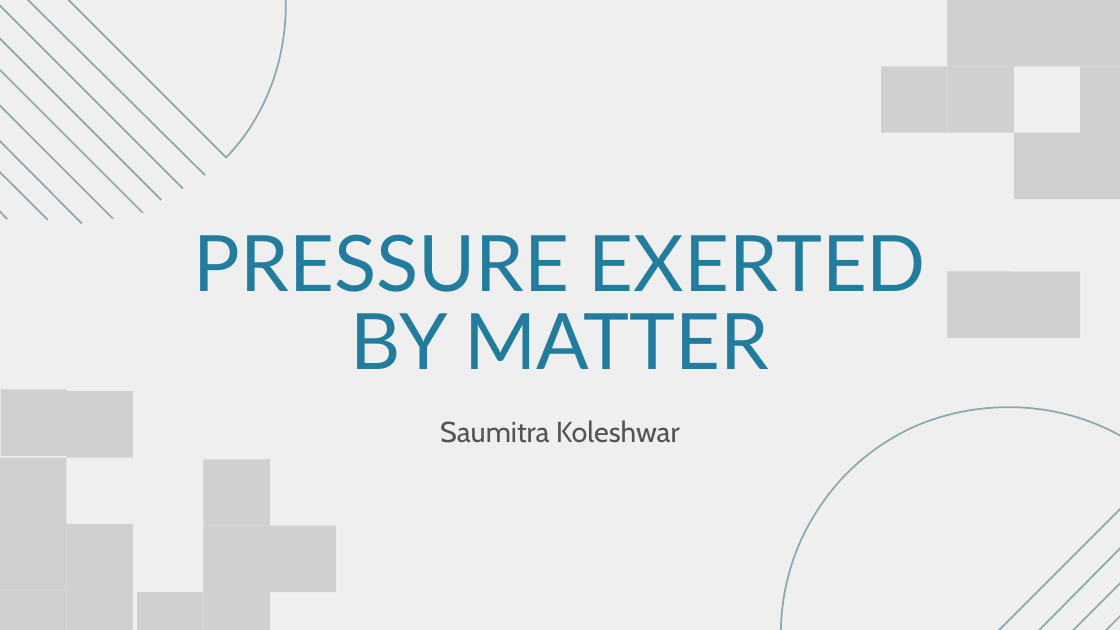
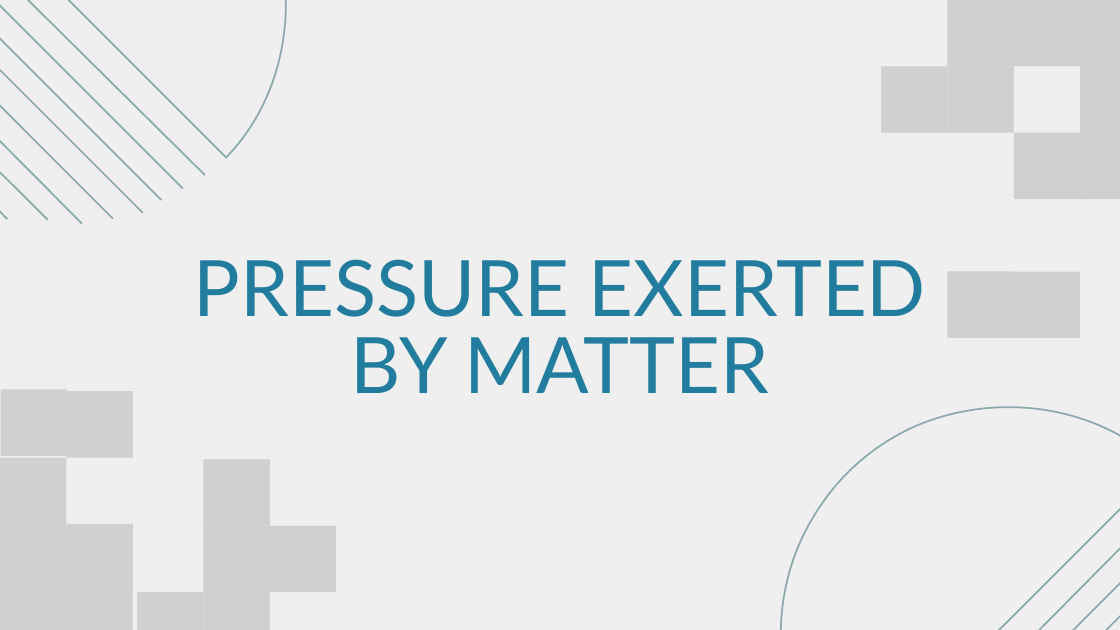
Before and after one commit to MrHyplex9511/Project_files, a slide deck: slide 1 of Data/Pressure exerted by matter.pptx. Drawn at 1120x630 pixels with LibreOffice and Linux fonts; fonts in the diff are those of the drawing; grey boxes stand for pictures. Boxes give left, top, right and bottom in pixels: in the first picture for what was removed or moved away, otherwise in the second. Text is boxed around its words. In the diff, an @@ line names an element or a change of style, - is before the commit and + after.

```diff
--- a/Data/Pressure exerted by matter.pptx
+++ b/Data/Pressure exerted by matter.pptx
@@ text "PRESSURE EXERTED BY MATTER": place and size @@
-text "PRESSURE EXERTED BY MATTER" at box(194, 234, 926, 369)
+text "PRESSURE EXERTED BY MATTER" at box(194, 259, 926, 393)
@@ text removed at box(440, 420, 680, 443) @@
-Saumitra Koleshwar
```
Also in this commit, not shown: 4 other slides changed, 2 slides added.
